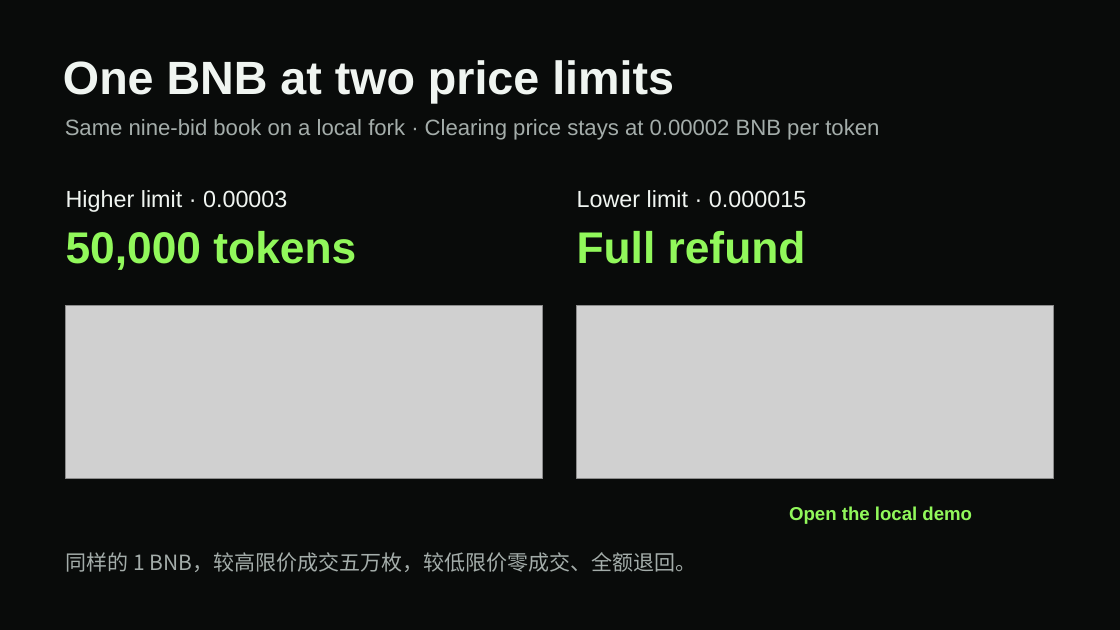
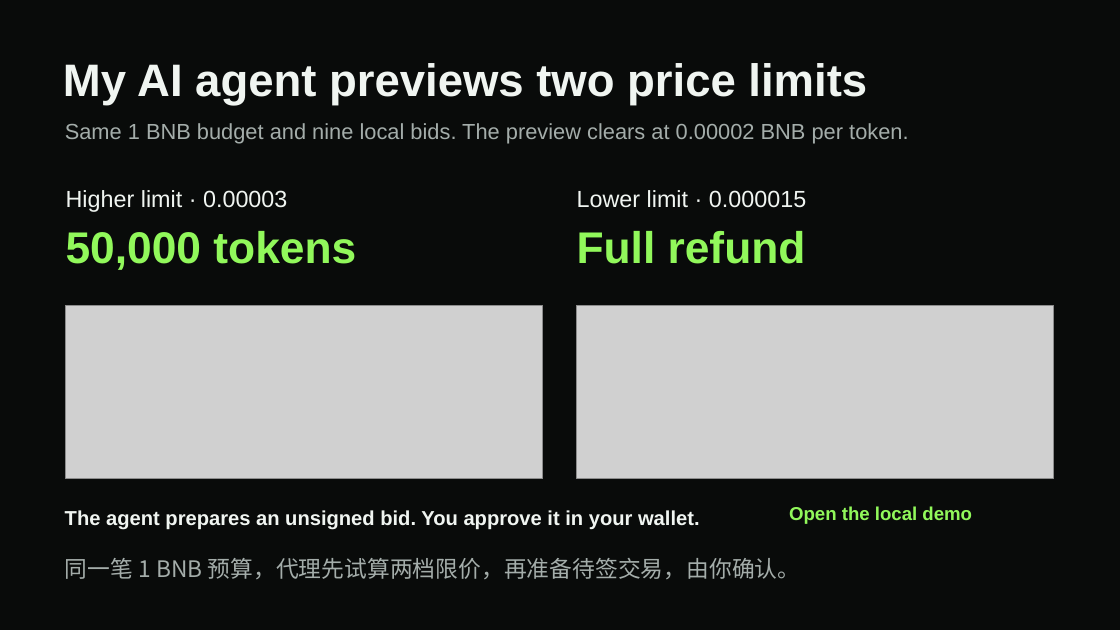
Before and after one commit to Jimmycoding0301/uniform-launch, a slide deck: slide 3 of qa/submission/Uniform-Launch-BNB-Bangkok.pptx. Drawn at 1120x630 pixels with LibreOffice and Linux fonts; fonts in the diff are those of the drawing; grey boxes stand for pictures. Boxes give left, top, right and bottom in pixels: in the first picture for what was removed or moved away, otherwise in the second. Text is boxed around its words. In the diff, an @@ line names an element or a change of style, - is before the commit and + after.

Commit message:
Compare three launch methods and demonstrate agent bid previews

```diff
--- a/qa/submission/Uniform-Launch-BNB-Bangkok.pptx
+++ b/qa/submission/Uniform-Launch-BNB-Bangkok.pptx
@@ text at box(63, 63, 867, 106): text changed; size 40 to 39 pt @@
-One BNB at two price limits
+My AI agent previews two price limits
@@ text at box(65, 123, 908, 143): text changed; size 19 to 18.8 pt @@
-Same nine-bid book on a local fork · Clearing price stays at 0.00002 BNB per token
+Same 1 BNB budget and nine local bids. The preview clears at 0.00002 BNB per token.
@@ text added at box(65, 510, 700, 530), 17.2 pt, text #F0F5F1, bold @@
+The agent prepares an unsigned bid. You approve it in your wallet.
@@ vertical alignment top to middle in 3 elements at box(65, 123, 908, 143), box(63, 63, 867, 106), box(65, 558, 801, 579) @@
@@ text at box(65, 558, 801, 579): text changed; size 18 to 19.5 pt @@
-同样的 1 BNB，较高限价成交五万枚，较低限价零成交、全额退回。
+同一笔 1 BNB 预算，代理先试算两档限价，再准备待签交易，由你确认。
```
Also in this commit, not shown: 1 other slide changed, 6 other files.
